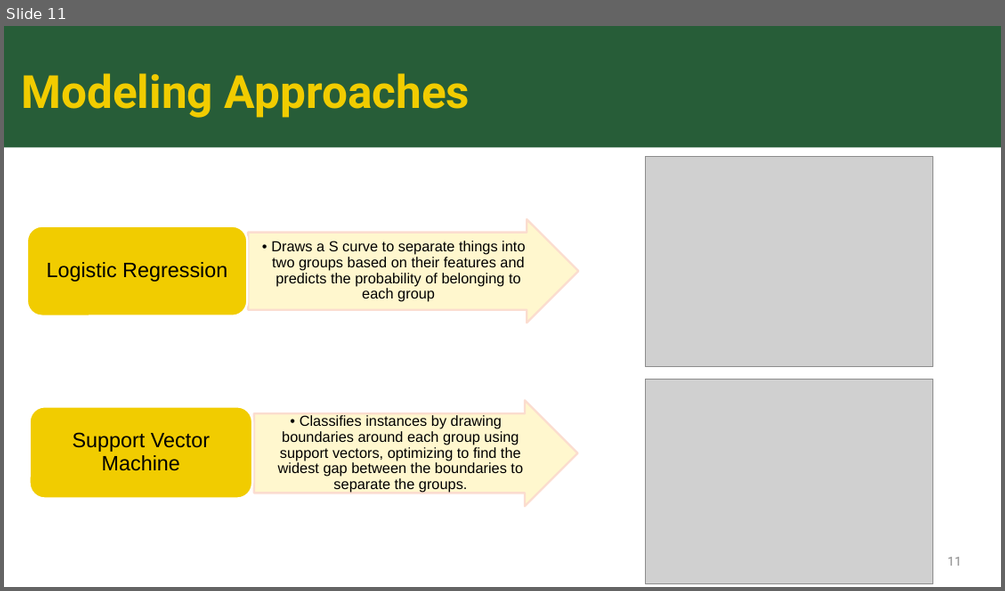
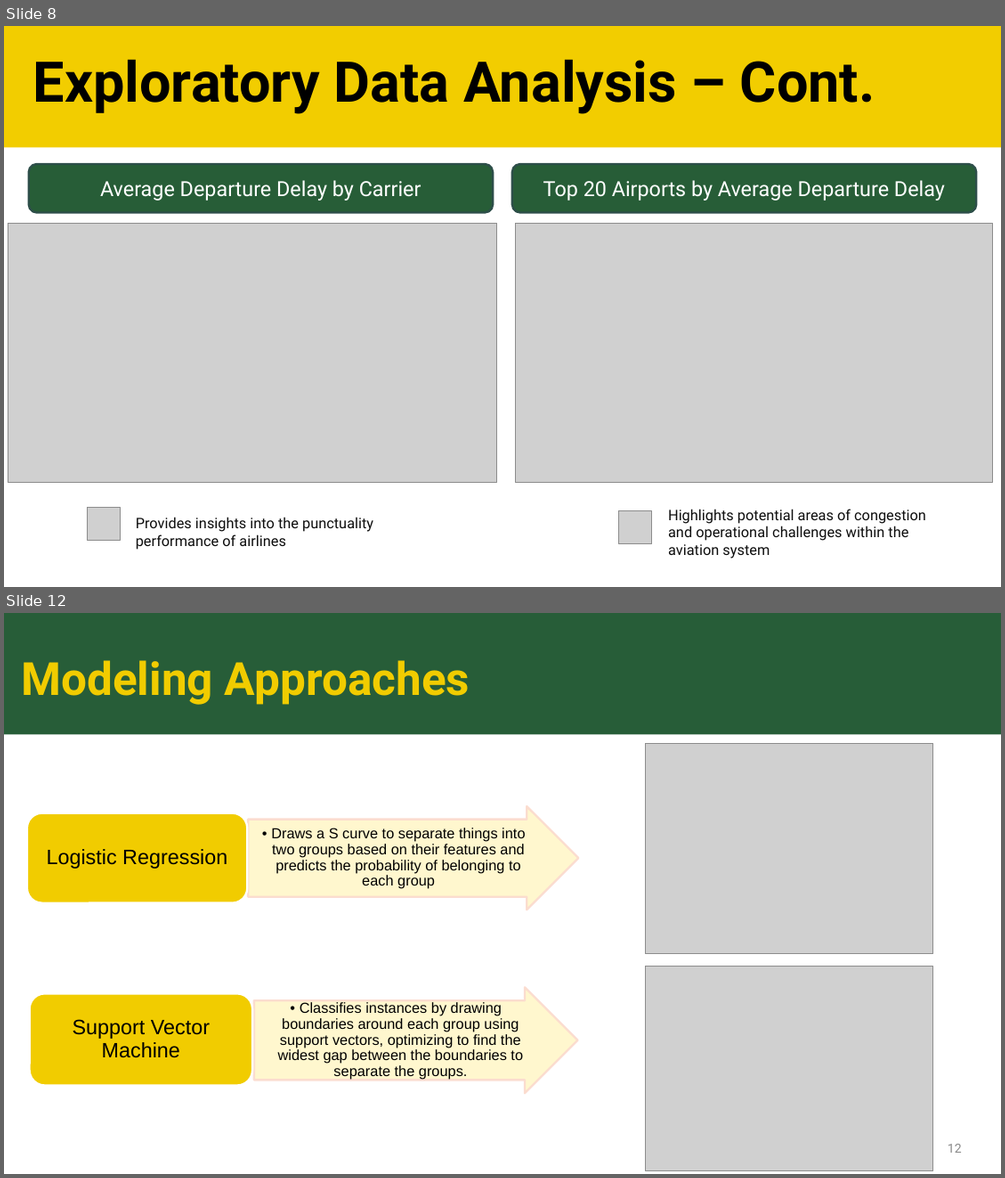
Before and after one commit to sk2003hw/Airline_Delay_and_Cancellation_Analysis, a slide deck: MATH 509_Project Presentation_Draft.pptx. Shown one above the other, each under a label of ours: slide 11 before the commit, slides 8 and 12 after it; the slides between them are not shown. The pictures are 1005x591 and 1005x1178 pixels, drawn with LibreOffice and Linux fonts; fonts in the diff are those of the drawing; grey boxes stand for pictures. Boxes give left, top, right and bottom in pixels: in the first picture for what was removed or moved away, otherwise in the second. Text is boxed around its words. In the diff, an @@ line names an element or a change of style, - is before the commit and + after.

```diff
--- a/MATH 509_Project Presentation_Draft.pptx
+++ b/MATH 509_Project Presentation_Draft.pptx
@@ slide 8 added at (4, 26, 1001, 587), background #FFFFFF @@
@@ rectangle added at (4, 26, 1001, 147), fill #F2CD00 @@
@@ text added at (33, 59, 875, 114), 54 pt, text #000000, bold @@
+Exploratory Data Analysis – Cont.
@@ rounded rectangle added at (29, 164, 493, 213), fill #275D37, outline #2D4E49 2 pt, 20 pt, text #FFFFFF @@
+Average Departure Delay by Carrier
@@ rounded rectangle added at (512, 164, 977, 213), fill #275D37, outline #2D4E49 2 pt, 20 pt, text #FFFFFF @@
+Top 20 Airports by Average Departure Delay
@@ picture added at (8, 224, 497, 483) @@
@@ picture added at (516, 224, 993, 483) @@
@@ picture added at (87, 507, 120, 540) @@
@@ text added at (136, 516, 373, 549), 14 pt, text #0D0D0D @@
+Provides insights into the punctuality performance of airlines
@@ picture added at (619, 511, 652, 544) @@
@@ text added at (668, 508, 926, 558), 14 pt, text #0D0D0D @@
+Highlights potential areas of congestion and operational challenges within the aviation system
@@ what was slide 11 is now slide 12 @@
@@ page number at (947, 1143, 962, 1152): text changed @@
-11
+12
```
Also in this commit, not shown: 6 slides changed, 4 other slides added.
